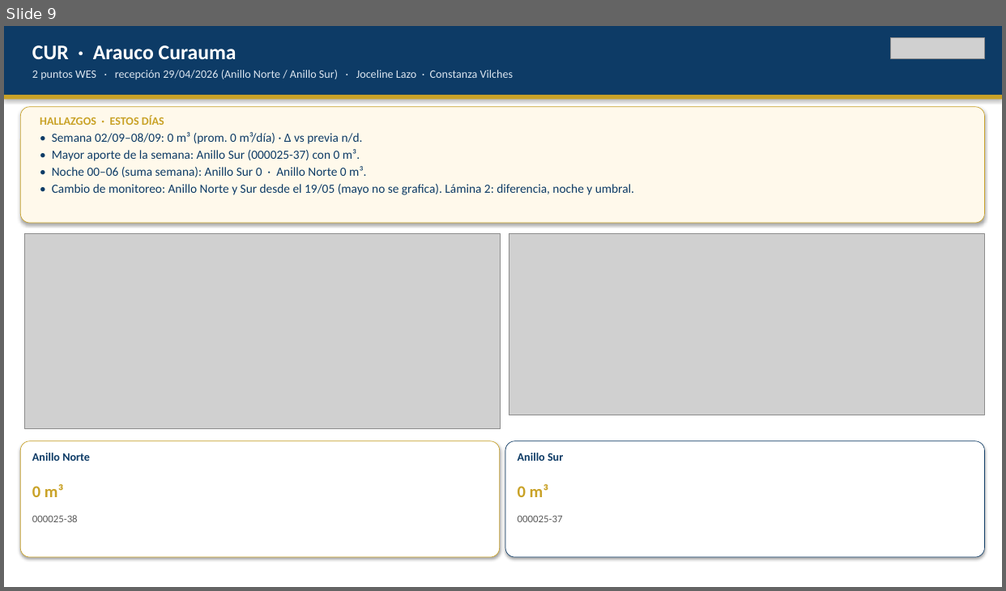
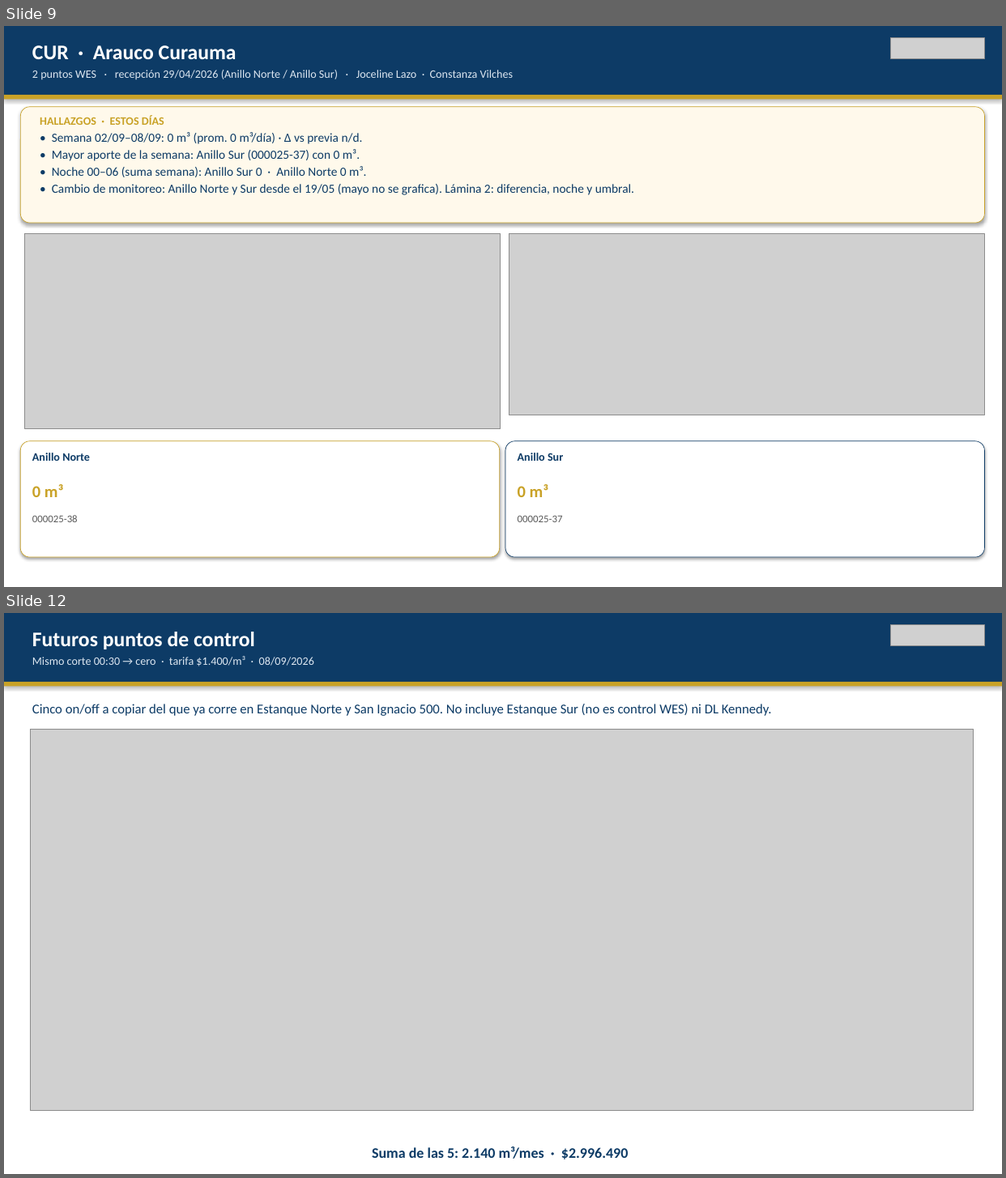
Before and after one commit to anibaloperacionesWes/wes-scripts, a slide deck: reports/Parque_Arauco/CONSOLIDADO/Consolidado_PA_7malls_20260908.pptx. Shown one above the other, each under a label of ours: slide 9 before the commit, slides 9 and 12 after it; the slides between them are not shown. The pictures are 1006x591 and 1006x1178 pixels, drawn with LibreOffice and Linux fonts; fonts in the diff are those of the drawing; grey boxes stand for pictures. Boxes give left, top, right and bottom in pixels: in the first picture for what was removed or moved away, otherwise in the second. Text is boxed around its words. In the diff, an @@ line names an element or a change of style, - is before the commit and + after.

```diff
--- a/reports/Parque_Arauco/CONSOLIDADO/Consolidado_PA_7malls_20260908.pptx
+++ b/reports/Parque_Arauco/CONSOLIDADO/Consolidado_PA_7malls_20260908.pptx
@@ slide 12 added at [4, 613, 1002, 1174], background #FFFFFF @@
@@ rectangle added at [4, 613, 1002, 682], fill #0D3B66 @@
@@ text added at [32, 632, 255, 649], 20 pt, text #FFFFFF, bold @@
+Futuros puntos de control
@@ picture added at [891, 625, 985, 646] @@
@@ text added at [32, 656, 314, 666], 11 pt, text #DCE6F0 @@
+Mismo corte 00:30 → cero · tarifa $1.400/m³ · 08/09/2026
@@ rectangle added at [4, 682, 1002, 687], fill #C9A227 @@
@@ text added at [32, 704, 772, 716], 13 pt, text #0D3B66 @@
+Cinco on/off a copiar del que ya corre en Estanque Norte y San Ignacio 500. No incluye Estanque Sur (no es control WES) ni DL Kennedy.
@@ picture added at [30, 729, 974, 1111] @@
@@ text added at [372, 1147, 628, 1160], 14 pt, text #0D3B66, bold @@
+Suma de las 5: 2.140 m³/mes · $2.996.490
```
Also in this commit, not shown: 4 slides changed, 10 other files.
